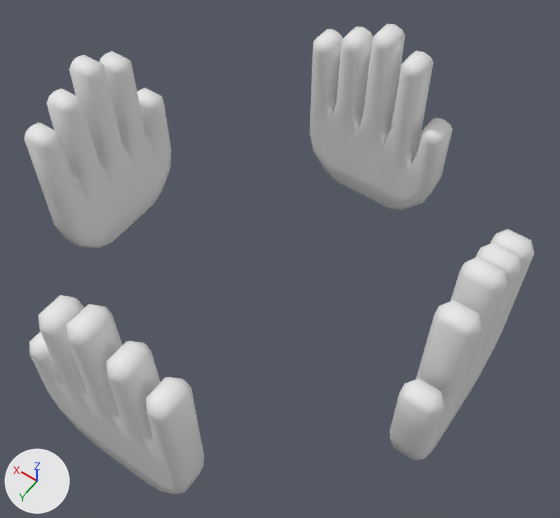
What one commit did to the FBX model Assets/- Asset Store/Custom/Smoke/Source/Movable.fbx.
Rendered twice from a camera (50 mm lens) standing at (-0.828, 1.091, 1.688) and looking at (-0.058, 0.014, -0.005). The axes (+X, +Y, +Z) are drawn at lower left. The lights are the same throughout. Objects named as collision shapes, trigger or cutter boxes, shadow casters or lower levels of detail are left out.

In view in the first picture: 'Movable_LOD0'.
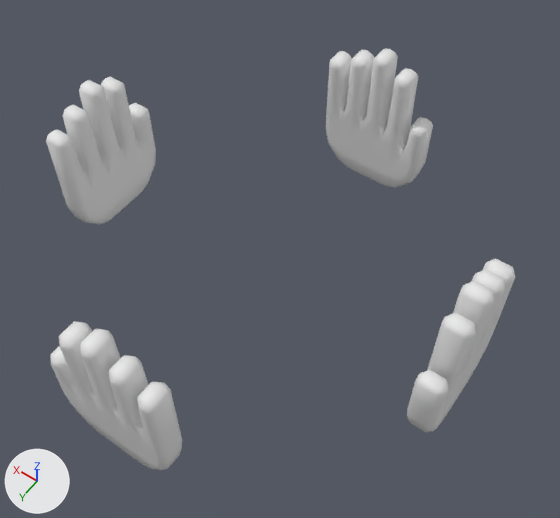
What differs and where, as boxes (x1, y1, x2, y2) in the pictures (560 x 518 px; the box of a moved part takes in the faces that stretch with it):
'Movable_LOD0', reshaped (8% narrower, 10% shorter)
    before: (24, 24, 534, 494)
    after: (46, 48, 516, 470)
part 1 of me_cube_018, moved or reshaped
    before: (310, 24, 452, 210)
    after: (326, 48, 433, 188)
part 2 of me_cube_018, moved or reshaped
    before: (29, 295, 204, 494)
    after: (50, 321, 182, 470)
part 3 of me_cube_018, moved or reshaped
    before: (24, 51, 171, 248)
    after: (46, 77, 156, 225)
part 4 of me_cube_018, moved or reshaped
    before: (390, 229, 534, 460)
    after: (407, 259, 516, 432)

Patch to the scene script:
```diff
--- a/Assets/- Asset Store/Custom/Smoke/Source/Movable.fbx.py
+++ b/Assets/- Asset Store/Custom/Smoke/Source/Movable.fbx.py
@@ me_cube_018 @@
 me_cube_018.from_pydata(...)  # 1080 vertices, 1072 faces; spans x -0.65..0.65, y -0.65..0.65, z -0.3..0.36
 # used by ob_movable_lod0; location = (0.0, 0.0, 0.0)
+# me_cube_018 part 1: the loose piece of 270 vertices spanning x -0.235..0.235, y -0.65..-0.55, z -0.3..0.36 is scaled about its middle by 0.75, then moved by (0.001, 0.0, 0.003)
+# me_cube_018 part 2: the loose piece of 270 vertices spanning x -0.227..0.243, y 0.55..0.65, z -0.3..0.36 is scaled about its middle by 0.75, then moved by (-0.001, 0.0, 0.003)
+# me_cube_018 part 3: the loose piece of 270 vertices spanning x 0.55..0.65, y -0.235..0.235, z -0.3..0.36 is scaled about its middle by 0.75, then moved by (0.0, 0.001, 0.003)
+# me_cube_018 part 4: the loose piece of 270 vertices spanning x -0.65..-0.55, y -0.227..0.243, z -0.3..0.36 is scaled about its middle by 0.75, then moved by (0.0, -0.001, 0.003)
 me_cube_018.materials.append(mat_material)
```
